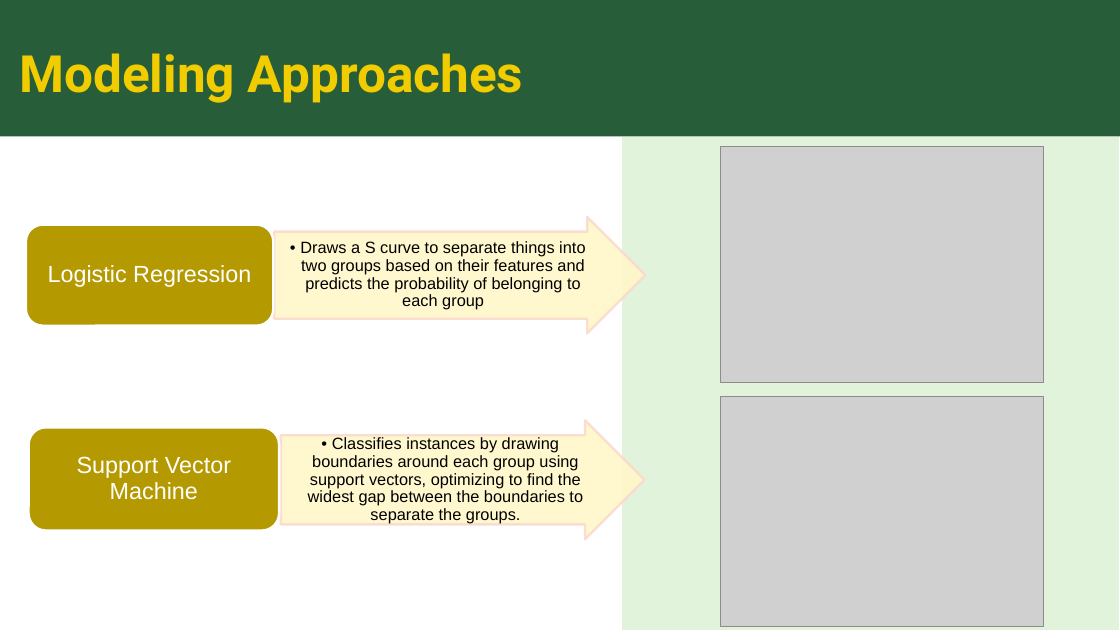
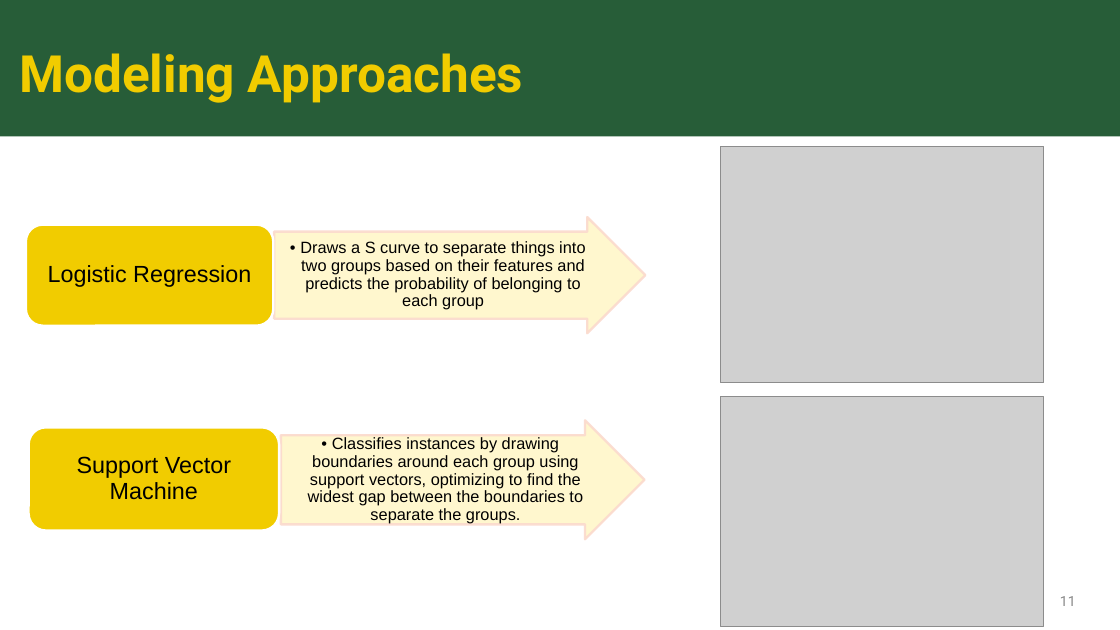
Before and after one commit to sk2003hw/Airline_Delay_and_Cancellation_Analysis, a slide deck: slide 11 of MATH 509_Project Presentation_Draft.pptx. Drawn at 1120x630 pixels with LibreOffice and Linux fonts; fonts in the diff are those of the drawing; grey boxes stand for pictures. Boxes give left, top, right and bottom in pixels: in the first picture for what was removed or moved away, otherwise in the second. Text is boxed around its words. In the diff, an @@ line names an element or a change of style, - is before the commit and + after.

```diff
--- a/MATH 509_Project Presentation_Draft.pptx
+++ b/MATH 509_Project Presentation_Draft.pptx
@@ freeform shape removed at (622, 138, 1120, 630) @@
@@ rounded rectangle at (26, 224, 274, 325): fill #B59900 to #F1CC00 @@
@@ text "Logistic Regression" at (48, 265, 251, 287): text colour #FFFFFF to #000000 @@
@@ rounded rectangle at (29, 428, 279, 531): fill #B59900 to #F1CC00 @@
@@ text "Support Vector Machine" at (77, 456, 231, 500): text colour #FFFFFF to #000000 @@
@@ page number added at (1060, 596, 1076, 606), 12 pt, text #888888 @@
+11
```
Also in this commit, not shown: 6 other slides changed.
